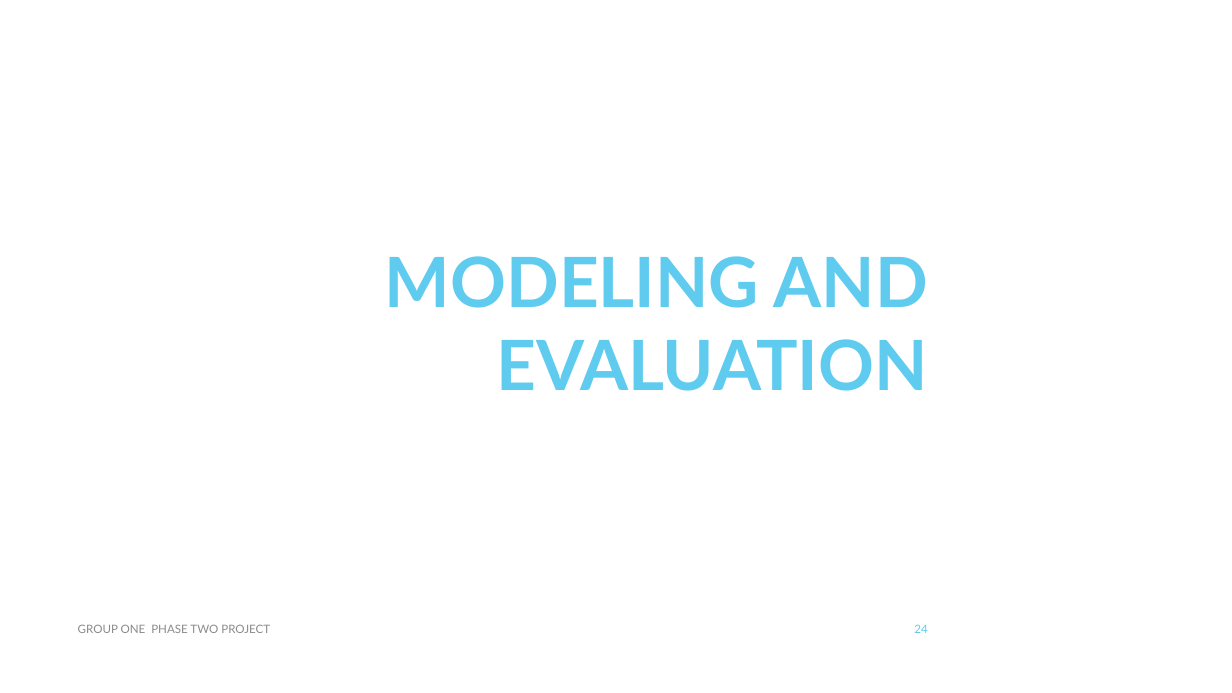
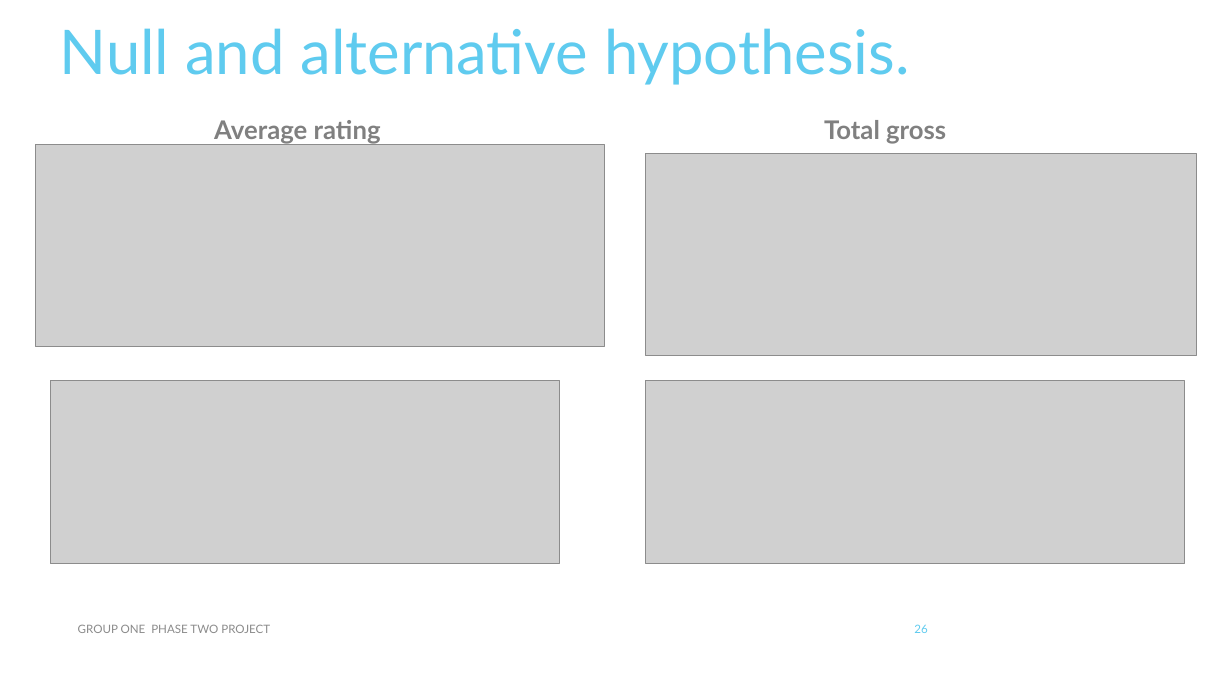
Before and after one commit to Sego-Mich/group_one_phase_two_project, a slide deck: slide 26 of PHASE TWO NON _TECH.pptx (slide 24 before the commit). Drawn at 1232x693 pixels with LibreOffice and Linux fonts; fonts in the diff are those of the drawing; grey boxes stand for pictures; background and template pictures are left out. Boxes give left, top, right and bottom in pixels: in the first picture for what was removed or moved away, otherwise in the second. Text is boxed around its words. In the diff, an @@ line names an element or a change of style, - is before the commit and + after.

```diff
--- a/PHASE TWO NON _TECH.pptx
+++ b/PHASE TWO NON _TECH.pptx
@@ title added at box(60, 28, 910, 85), 48 pt, text #5FCBEF @@
+Null and alternative hypothesis.
@@ picture added at box(35, 144, 604, 347) @@
@@ subtitle added at box(214, 120, 381, 144), 20 pt, text #808080, bold @@
+Average rating
@@ text added at box(824, 120, 946, 144), 20 pt, text #808080, bold @@
+Total gross
@@ picture added at box(646, 153, 1197, 356) @@
@@ title removed at box(385, 256, 928, 391) @@
-MODELING AND EVALUATION
@@ picture added at box(51, 381, 560, 565) @@
@@ picture added at box(646, 381, 1185, 565) @@
@@ page number at box(914, 624, 927, 633): text changed @@
-24
+26
```
Also in this commit, not shown: 22 other slides changed, 7 slides added, 4 slides removed, 1 other file.
